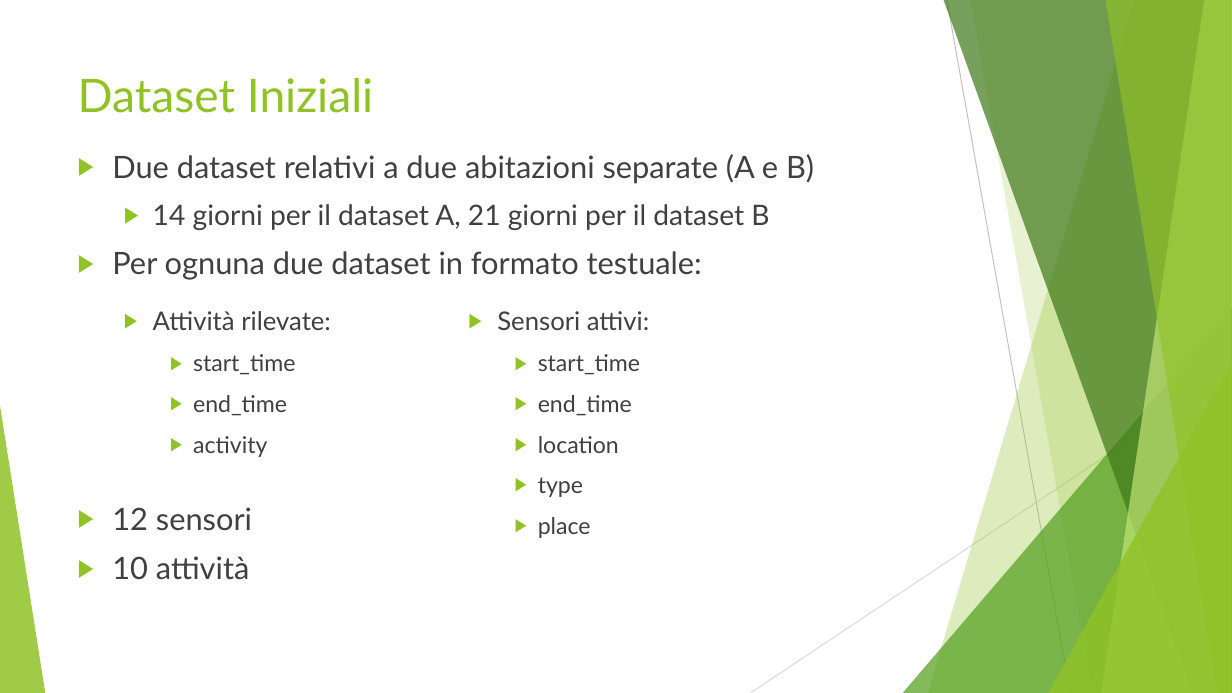
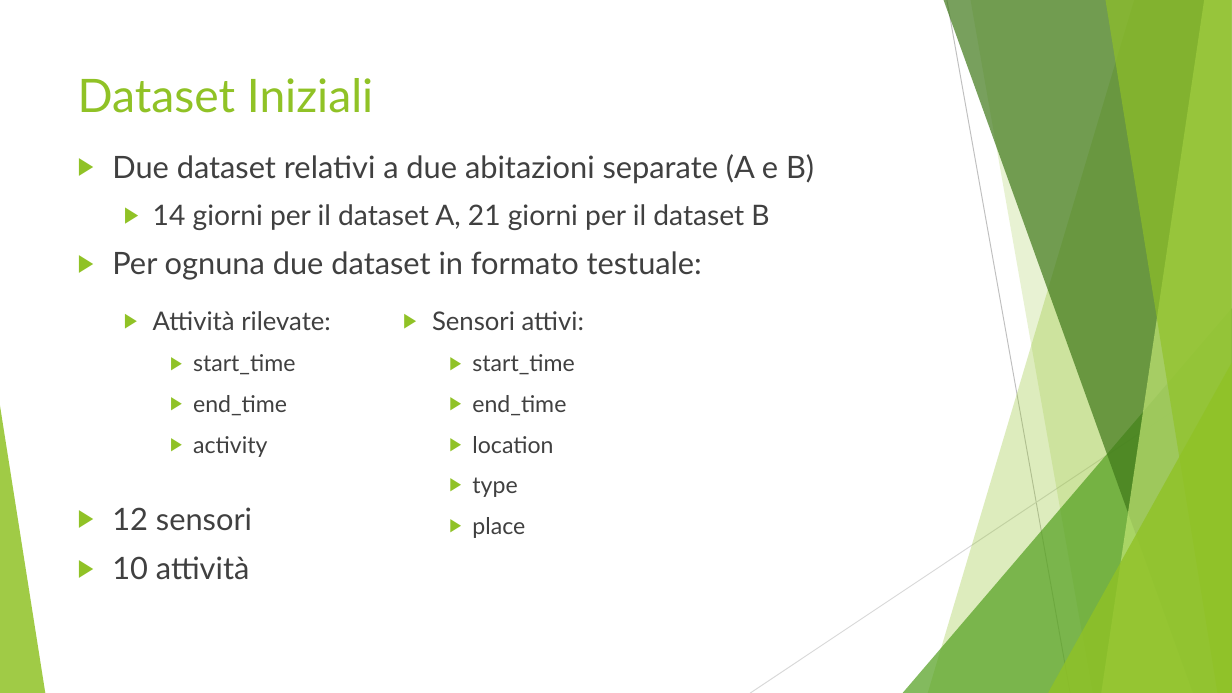
Before and after one commit to CostantiniMatteo/progetto-mpd, a slide deck: slide 3 of presentazione.pptx (slide 2 before the commit). Drawn at 1232x693 pixels with LibreOffice and Linux fonts; fonts in the diff are those of the drawing. Boxes give left, top, right and bottom in pixels: in the first picture for what was removed or moved away, otherwise in the second. Text is boxed around its words. In the diff, an @@ line names an element or a change of style, - is before the commit and + after.

```diff
--- a/presentazione.pptx
+++ b/presentazione.pptx
@@ text "Sensori attivi:": place and size @@
-text "Sensori attivi:" at <box>497,311,649,538</box>
+text "Sensori attivi:" at <box>432,311,584,538</box>
```
Also in this commit, not shown: 2 other slides changed, 2 slides added.
